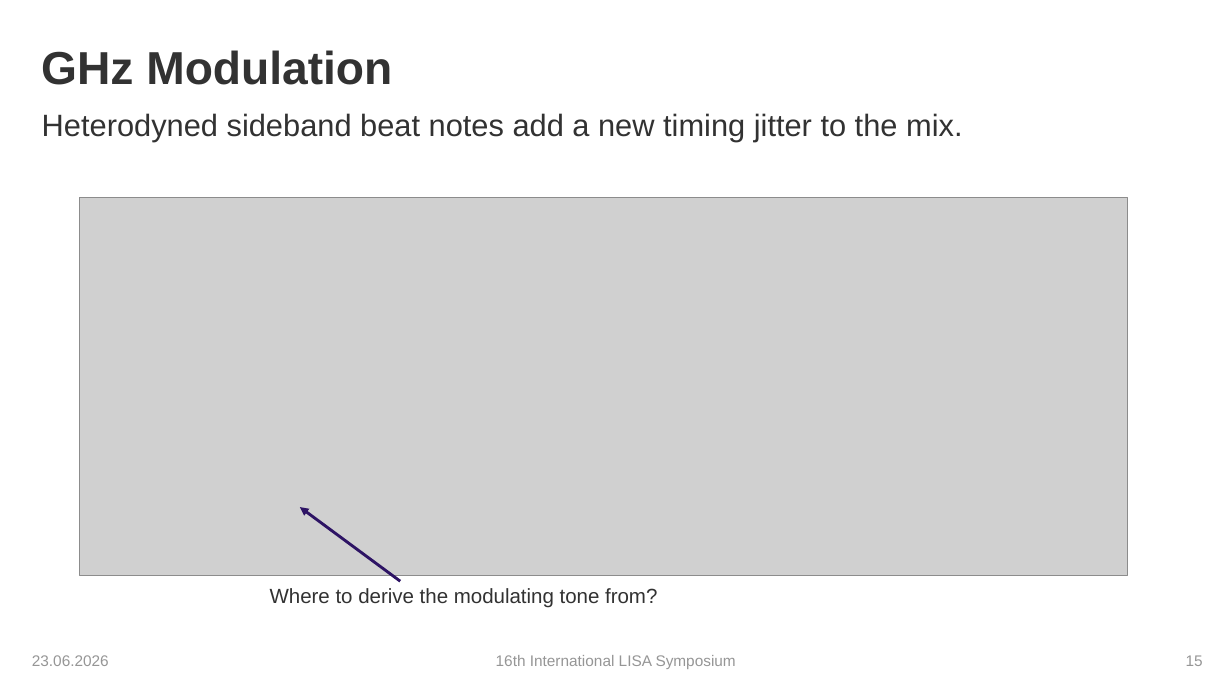
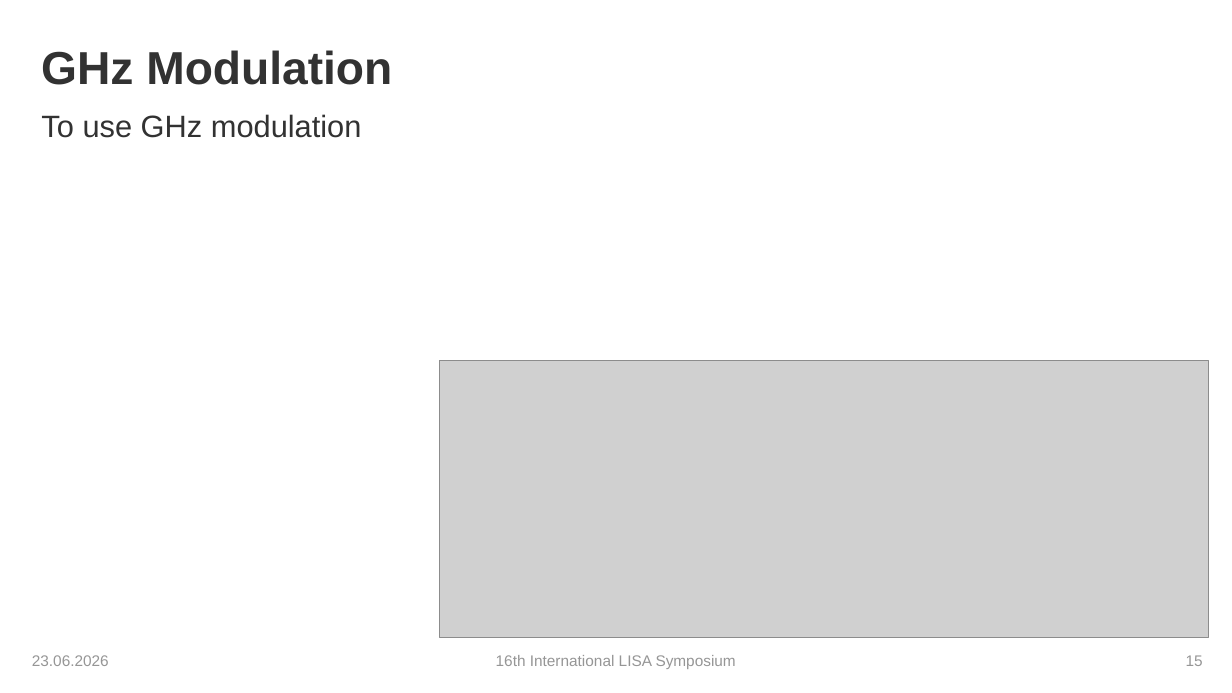
Before and after one commit to karinkruuse/Esitlused, a slide deck: slide 15 of Kruuse_Symposium_2026 - Copy 1.pptx. Drawn at 1232x693 pixels with LibreOffice and Linux fonts; fonts in the diff are those of the drawing; grey boxes stand for pictures; background and template pictures are left out. Boxes give left, top, right and bottom in pixels: in the first picture for what was removed or moved away, otherwise in the second. Text is boxed around its words. In the diff, an @@ line names an element or a change of style, - is before the commit and + after.

```diff
--- a/Kruuse_Symposium_2026 - Copy 1.pptx
+++ b/Kruuse_Symposium_2026 - Copy 1.pptx
@@ text at (41, 114, 362, 138): text changed @@
-Heterodyned sideband beat notes add a new timing jitter to the mix.
+To use GHz modulation
@@ picture: place and size @@
-picture at (79, 198, 1128, 576)
+picture at (439, 360, 1208, 638)
@@ arrow removed from (400, 581) to (300, 507) @@
@@ text removed at (270, 588, 657, 608) @@
-Where to derive the modulating tone from?
```
Also in this commit, not shown: 5 other slides changed, 1 slide removed.
